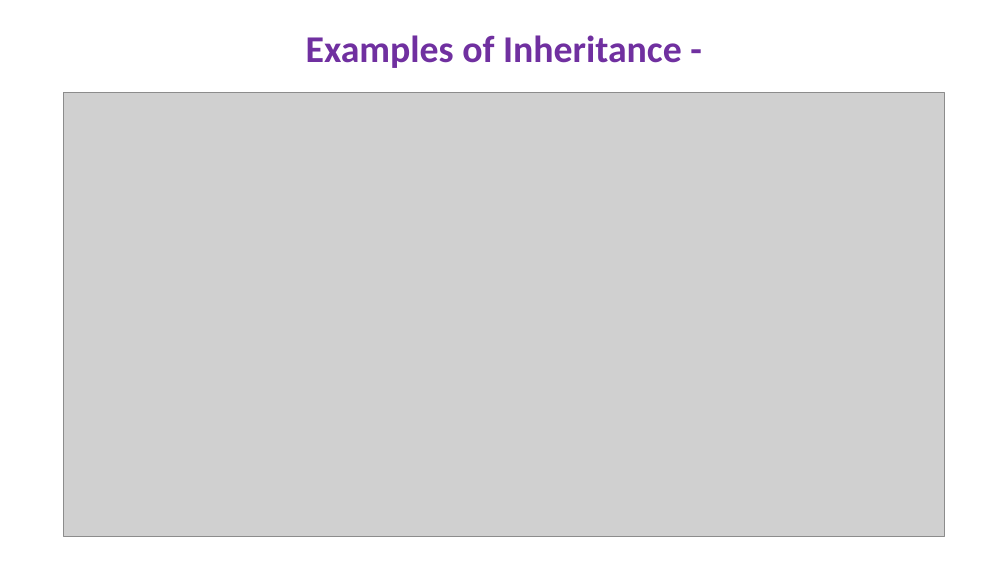
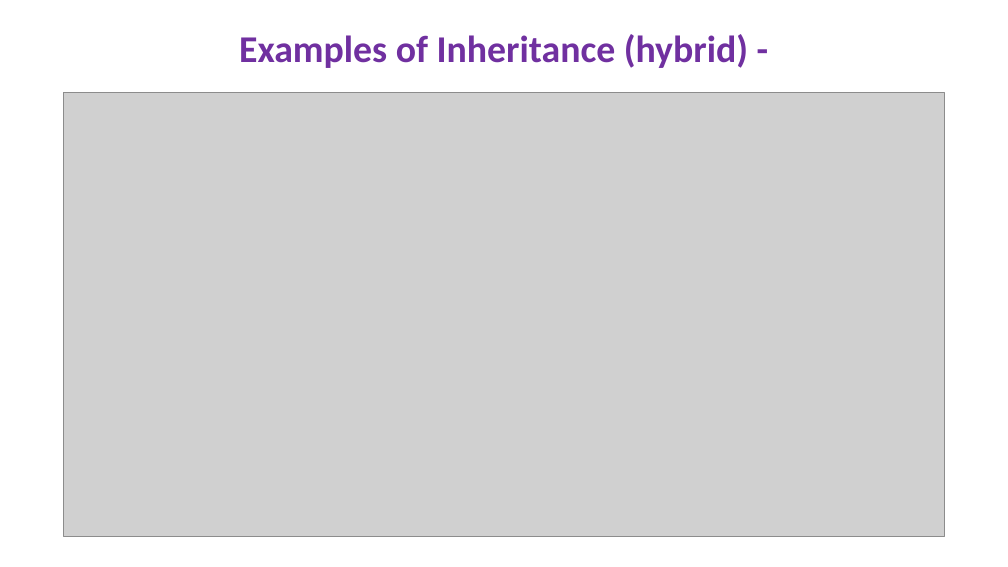
Before and after one commit to Ras-codes/Basic-Python-Data-Manipulation, a slide deck: slide 27 of Python Basic Data Manipulation Project Presentation.pptx (slide 21 before the commit). Drawn at 1008x567 pixels with LibreOffice and Linux fonts; fonts in the diff are those of the drawing; grey boxes stand for pictures. Boxes give left, top, right and bottom in pixels: in the first picture for what was removed or moved away, otherwise in the second. Text is boxed around its words. In the diff, an @@ line names an element or a change of style, - is before the commit and + after.

```diff
--- a/Python Basic Data Manipulation Project Presentation.pptx
+++ b/Python Basic Data Manipulation Project Presentation.pptx
@@ text at (239,34,748,68): text changed @@
-Examples of Inheritance -
+Examples of Inheritance (hybrid) -
```
Also in this commit, not shown: 3 other slides changed, 6 slides added.
